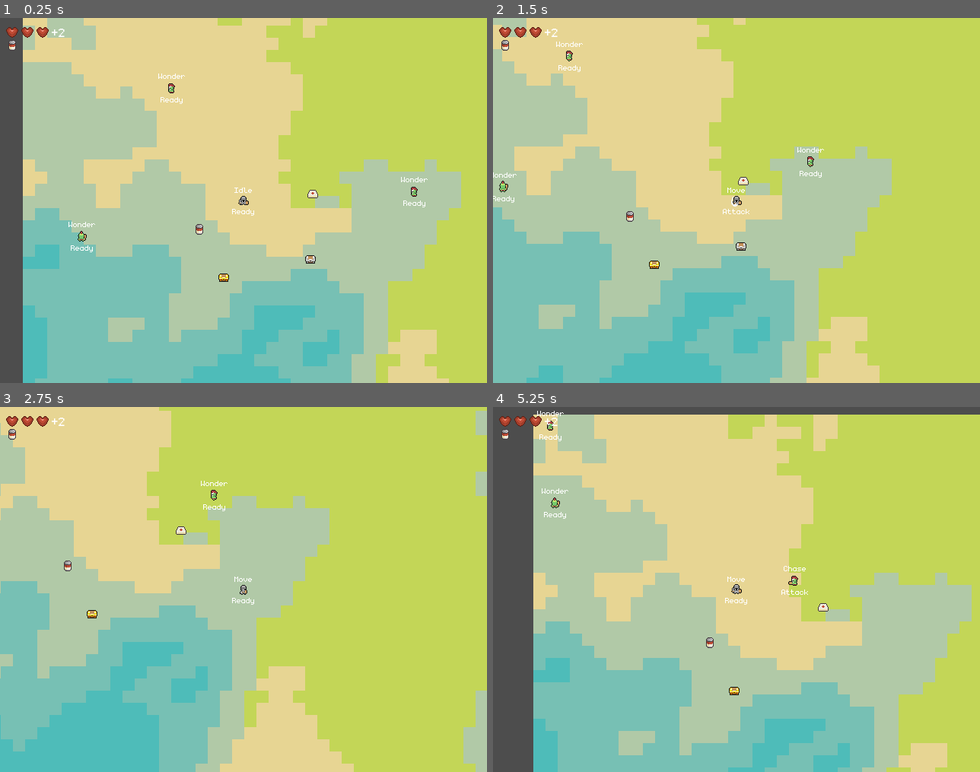
Above: before the commit, frames 1-4 (two rows, left to right).
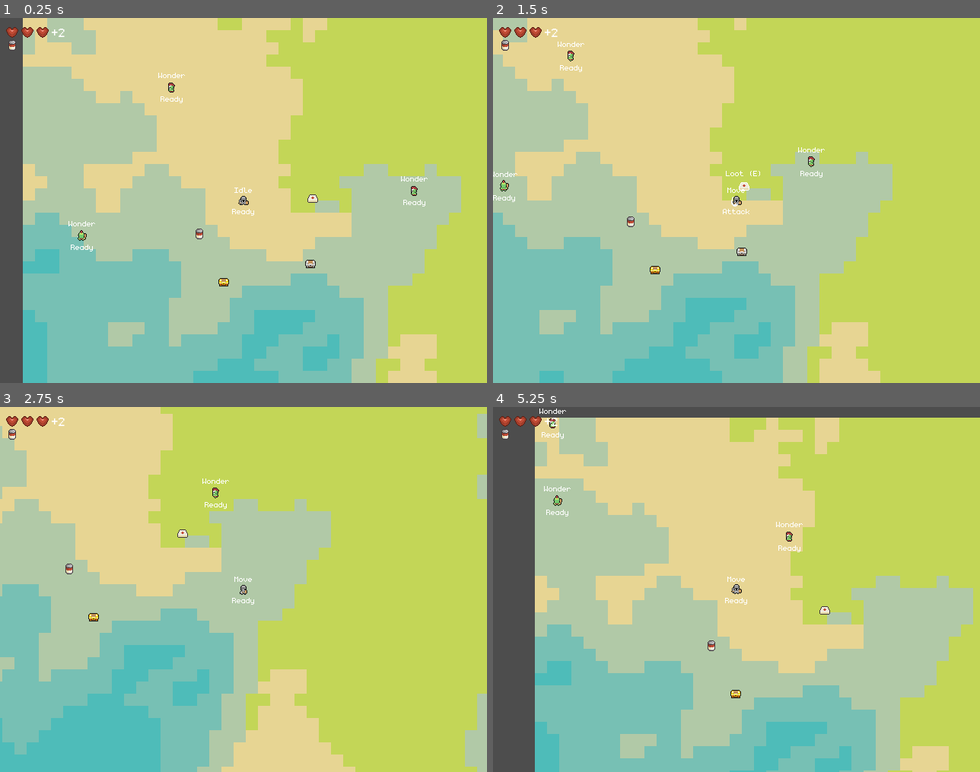
Above: after the commit, the same moments.

Repository: dmitriy-shmilo/GBIC23
Game: Godot game, scene res://main.tscn
Same seed, same stepped clock (60 frames per second), same inputs: the game is played once before the commit and once after it.
Inputs:
- Up to frame 1 (0.25 s): no input
- Up to frame 2 (1.5 s): hold D (move_right) 0.53-1.28 s; tap E (interact) at 0.6 s; hold S (move_down) from 1.28 s (still down); tap Space (attack) at 1.35 s
- Up to frame 3 (2.75 s): tap E (interact) at 1.55, 2.1 s; release S (move_down) at 2.03 s; hold D (move_right) from 2.03 s (still down)
- Up to frame 4 (5.25 s): release D (move_right) at 2.78 s; hold W (move_up) 2.78-3.53 s; tap E (interact) at 2.85, 3.8, 4.35, 5.1 s; hold A (move_left) 3.53-5.03 s; tap Space (attack) at 3.6 s; hold S (move_down) from 5.03 s (still down)

The runs differ from the first frame. In frame 1, 5.9% of the frame differs, in the area x 4-95%, y 2-100%; in frame 2, 6.5%, in the area x 0-83%, y 0-100%; in frame 3, 4.3%; in frame 4, 6.3%.

Commit message:
Fix incorrect Y-sort.

Diff:
--- a/enemy/enemy.tscn
+++ b/enemy/enemy.tscn
@@ -39,30 +39,69 @@
 
 [node name="MoveStateLabel" type="Label" parent="." node_paths=PackedStringArray("state_machine")]
 offset_left = -58.0
-offset_top = -23.0
+offset_top = -30.0
 offset_right = 60.0
-offset_bottom = -8.0
+offset_bottom = -15.0
 horizontal_alignment = 1
 script = ExtResource("7_86lk8")
 state_machine = NodePath("../MovementMachine")
 
 [node name="AttackStateLabel" type="Label" parent="." node_paths=PackedStringArray("state_machine")]
 offset_left = -58.0
-offset_top = 8.0
+offset_top = 1.0
 offset_right = 60.0
-offset_bottom = 23.0
+offset_bottom = 16.0
 horizontal_alignment = 1
 script = ExtResource("7_86lk8")
 state_machine = NodePath("../AttackMachine")
 
 [node name="CollisionShape2D" type="CollisionShape2D" parent="."]
+position = Vector2(0, -7)
 shape = SubResource("CircleShape2D_cmlcq")
 
 [node name="BodySprite" type="AnimatedSprite2D" parent="."]
+position = Vector2(0, -7)
 sprite_frames = ExtResource("1_pr55l")
 animation = &"idle_down"
 autoplay = "idle_down"
 frame_progress = 0.899467
+
+[node name="HurtBox" type="Area2D" parent="."]
+position = Vector2(0, -7)
+collision_layer = 0
+collision_mask = 4
+monitorable = false
+
+[node name="CollisionShape2D" type="CollisionShape2D" parent="HurtBox"]
+shape = SubResource("CircleShape2D_k4koq")
+
+[node name="HitBox" type="Area2D" parent="."]
+position = Vector2(0, -7)
+collision_layer = 4
+collision_mask = 0
+monitoring = false
+monitorable = false
+script = ExtResource("7_em3gh")
+damage = 1.0
+
+[node name="CollisionShape2D" type="CollisionShape2D" parent="HitBox"]
+position = Vector2(0, 6)
+rotation = 1.5708
+shape = SubResource("CapsuleShape2D_u3bvy")
+
+[node name="Target" type="Area2D" parent="."]
+position = Vector2(0, -7)
+collision_layer = 0
+
+[node name="CollisionShape2D" type="CollisionShape2D" parent="Target"]
+shape = SubResource("CircleShape2D_thfnp")
+
+[node name="AggroArea" parent="." instance=ExtResource("7_ty5rc")]
+position = Vector2(0, -7)
+
+[node name="CollisionShape2D" type="CollisionShape2D" parent="AggroArea"]
+shape = SubResource("CircleShape2D_vhoef")
+debug_color = Color(0.827451, 0.360784, 0.443137, 0.419608)
 
 [node name="MovementComponent" type="Node" parent="."]
 script = ExtResource("3_e6jfp")
@@ -76,31 +115,10 @@
 acceleration = 600.0
 decelration = 1200.0
 
-[node name="HurtBox" type="Area2D" parent="."]
-collision_layer = 0
-collision_mask = 4
-monitorable = false
-
-[node name="CollisionShape2D" type="CollisionShape2D" parent="HurtBox"]
-shape = SubResource("CircleShape2D_k4koq")
-
 [node name="VitalsComponent" type="Node" parent="."]
 script = ExtResource("2_vqokq")
 max_health = 3.0
 current_health = 3.0
-
-[node name="HitBox" type="Area2D" parent="."]
-collision_layer = 4
-collision_mask = 0
-monitoring = false
-monitorable = false
-script = ExtResource("7_em3gh")
-damage = 1.0
-
-[node name="CollisionShape2D" type="CollisionShape2D" parent="HitBox"]
-position = Vector2(0, 6)
-rotation = 1.5708
-shape = SubResource("CapsuleShape2D_u3bvy")
 
 [node name="MovementMachine" type="Node" parent="." node_paths=PackedStringArray("initial_state")]
 script = ExtResource("4_cggsa")
@@ -153,18 +171,6 @@
 attack_duration = 0.5
 hit_box = NodePath("../../HitBox")
 
-[node name="Target" type="Area2D" parent="."]
-collision_layer = 0
-
-[node name="CollisionShape2D" type="CollisionShape2D" parent="Target"]
-shape = SubResource("CircleShape2D_thfnp")
-
-[node name="AggroArea" parent="." instance=ExtResource("7_ty5rc")]
-
-[node name="CollisionShape2D" type="CollisionShape2D" parent="AggroArea"]
-shape = SubResource("CircleShape2D_vhoef")
-debug_color = Color(0.827451, 0.360784, 0.443137, 0.419608)
-
 [node name="AudioPlayer" type="AudioStreamPlayer2D" parent="."]
 
 [connection signal="health_changed" from="VitalsComponent" to="." method="_on_vitals_component_health_changed"]
--- a/enemy/state/enemy_state_wonder.gd
+++ b/enemy/state/enemy_state_wonder.gd
@@ -1,7 +1,7 @@
 class_name EnemyStateWonder
 extends EnemyStateMove
 
-@export var radius: float = 100.0
+@export var radius: float = 48.0
 @export var aggro_area: AggroArea = null
 
 var _anchor_point: Vector2 = Vector2.ZERO
--- a/map/pickup.gd
+++ b/map/pickup.gd
@@ -19,6 +19,8 @@
 
 
 func loot() -> void:
+	if _picked_up:
+		return
 	_picked_up = true
 	_audio_player.stream = pickup_sfx.items.pick_random()
 	_audio_player.play()
@@ -27,7 +29,7 @@
 
 func _set_item(i: Item) -> void:
 	item = i
-	if is_inside_tree():
+	if is_inside_tree() and i != null:
 		_body_sprite.texture = i.icon
 
 
--- a/map/pickup.tscn
+++ b/map/pickup.tscn
@@ -244,7 +244,7 @@
 texture = SubResource("AtlasTexture_oe28b")
 
 [node name="CollisionShape2D" type="CollisionShape2D" parent="."]
-position = Vector2(0, 2)
+position = Vector2(0, -2)
 rotation = 1.5708
 shape = SubResource("CapsuleShape2D_nbh0p")
 
@@ -262,10 +262,11 @@
 anchor_top = 0.5
 anchor_right = 0.5
 anchor_bottom = 0.5
-offset_left = -24.0
-offset_top = -17.0
-offset_right = 24.0
-offset_bottom = -1.0
+offset_left = -31.0
+offset_top = -24.0
+offset_right = 31.0
+offset_bottom = -8.0
 grow_horizontal = 2
 grow_vertical = 2
 text = "Loot (E)"
+horizontal_alignment = 1
--- a/player/player.tscn
+++ b/player/player.tscn
@@ -30,20 +30,83 @@
 radius = 7.0
 
 [node name="Player" type="CharacterBody2D"]
+collision_layer = 0
 collision_mask = 8
 script = ExtResource("1_pkpuu")
 
 [node name="Camera2D" type="Camera2D" parent="."]
+position = Vector2(0, -6)
 
 [node name="BodySprite" type="AnimatedSprite2D" parent="."]
 use_parent_material = true
+position = Vector2(0, -6)
 sprite_frames = ExtResource("2_660pc")
 animation = &"idle_down"
 autoplay = "idle_down"
 
 [node name="CollisionShape2D" type="CollisionShape2D" parent="."]
+position = Vector2(0, -6)
 rotation = 1.5708
 shape = SubResource("CircleShape2D_dnrgw")
+
+[node name="LooterComponent" parent="." instance=ExtResource("13_8pska")]
+position = Vector2(0, -6)
+
+[node name="CollisionShape2D" type="CollisionShape2D" parent="LooterComponent"]
+shape = SubResource("CircleShape2D_4pfks")
+debug_color = Color(0, 0.631373, 0.45098, 0.14902)
+
+[node name="HitBox" type="Area2D" parent="."]
+position = Vector2(0, -6)
+rotation = 1.5708
+collision_layer = 4
+collision_mask = 0
+monitoring = false
+monitorable = false
+script = ExtResource("9_78mq6")
+damage = 1.0
+knockback_force = 350.0
+
+[node name="CollisionShape2D" type="CollisionShape2D" parent="HitBox"]
+position = Vector2(0, 5)
+rotation = -1.5708
+shape = SubResource("CapsuleShape2D_g1oqg")
+debug_color = Color(0.878431, 0.294118, 0.435294, 0.180392)
+
+[node name="HurtBox" type="Area2D" parent="."]
+position = Vector2(0, -6)
+collision_layer = 0
+collision_mask = 4
+monitorable = false
+
+[node name="CollisionShape2D" type="CollisionShape2D" parent="HurtBox"]
+shape = SubResource("CircleShape2D_fsh7a")
+debug_color = Color(0.686275, 0.478431, 0.419608, 0.419608)
+
+[node name="StateLabel" parent="." node_paths=PackedStringArray("state_machine") instance=ExtResource("12_xi5ew")]
+offset_left = -46.0
+offset_top = -27.0
+offset_right = 46.0
+offset_bottom = -12.0
+theme_override_font_sizes/font_size = 16
+horizontal_alignment = 1
+state_machine = NodePath("../MovementMachine")
+metadata/_edit_use_anchors_ = true
+
+[node name="AttackStateLabel" parent="." node_paths=PackedStringArray("state_machine") instance=ExtResource("12_xi5ew")]
+offset_left = -46.0
+offset_top = 1.0
+offset_right = 46.0
+offset_bottom = 16.0
+theme = ExtResource("15_6g6xd")
+theme_override_font_sizes/font_size = 16
+horizontal_alignment = 1
+state_machine = NodePath("../AttackMachine")
+metadata/_edit_use_anchors_ = true
+
+[node name="AudioListener2D" type="AudioListener2D" parent="."]
+position = Vector2(0, -6)
+current = true
 
 [node name="MovementMachine" type="Node" parent="." node_paths=PackedStringArray("initial_state")]
 script = ExtResource("3_1gawu")
@@ -95,59 +158,6 @@
 current_health = 5.0
 needs_food = true
 
-[node name="LooterComponent" parent="." instance=ExtResource("13_8pska")]
-
-[node name="CollisionShape2D" type="CollisionShape2D" parent="LooterComponent"]
-shape = SubResource("CircleShape2D_4pfks")
-debug_color = Color(0, 0.631373, 0.45098, 0.14902)
-
-[node name="HitBox" type="Area2D" parent="."]
-rotation = 1.5708
-collision_layer = 4
-collision_mask = 0
-monitoring = false
-monitorable = false
-script = ExtResource("9_78mq6")
-damage = 1.0
-knockback_force = 350.0
-
-[node name="CollisionShape2D" type="CollisionShape2D" parent="HitBox"]
-position = Vector2(0, 5)
-rotation = -1.5708
-shape = SubResource("CapsuleShape2D_g1oqg")
-debug_color = Color(0.878431, 0.294118, 0.435294, 0.180392)
-
-[node name="HurtBox" type="Area2D" parent="."]
-collision_layer = 0
-collision_mask = 4
-monitorable = false
-
-[node name="CollisionShape2D" type="CollisionShape2D" parent="HurtBox"]
-shape = SubResource("CircleShape2D_fsh7a")
-debug_color = Color(0.686275, 0.478431, 0.419608, 0.419608)
-
-[node name="StateLabel" parent="." node_paths=PackedStringArray("state_machine") instance=ExtResource("12_xi5ew")]
-offset_left = -46.0
-offset_top = -21.0
-offset_right = 46.0
-offset_bottom = -6.0
-theme_override_font_sizes/font_size = 16
-horizontal_alignment = 1
-state_machine = NodePath("../MovementMachine")
-
-[node name="AttackStateLabel" parent="." node_paths=PackedStringArray("state_machine") instance=ExtResource("12_xi5ew")]
-offset_left = -46.0
-offset_top = 7.0
-offset_right = 46.0
-offset_bottom = 22.0
-theme = ExtResource("15_6g6xd")
-theme_override_font_sizes/font_size = 16
-horizontal_alignment = 1
-state_machine = NodePath("../AttackMachine")
-
-[node name="AudioListener2D" type="AudioListener2D" parent="."]
-current = true
-
 [node name="AudioPlayer" type="AudioStreamPlayer" parent="."]
 
 [connection signal="transitioned" from="MovementMachine" to="." method="_on_state_machine_transitioned"]
